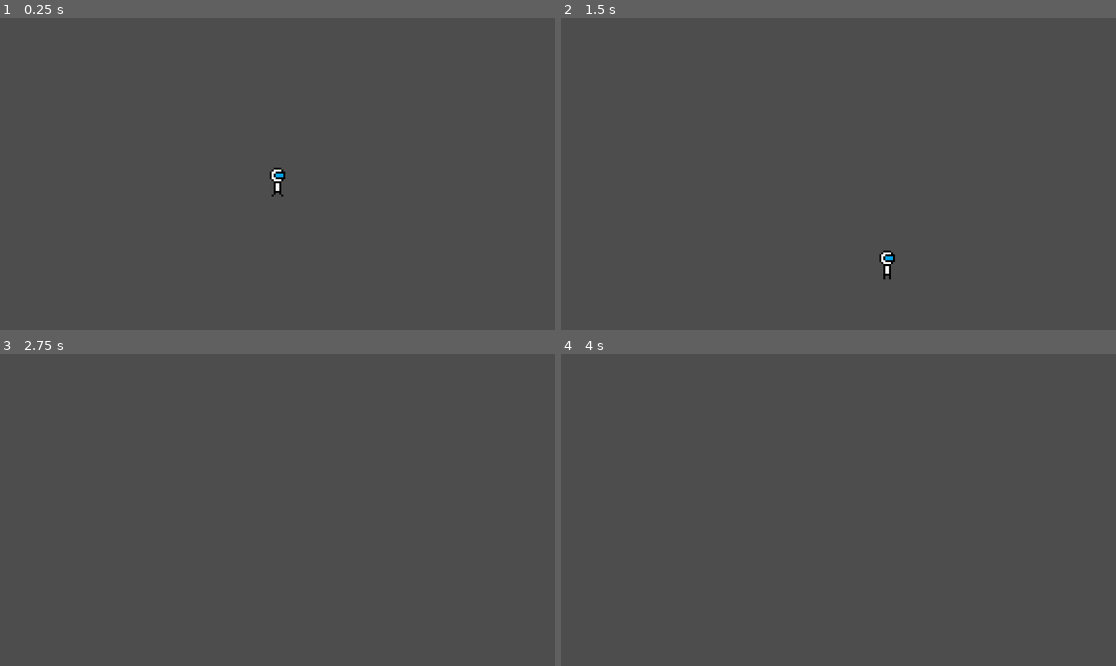
Above: before the commit, frames 1-4 (two rows, left to right).
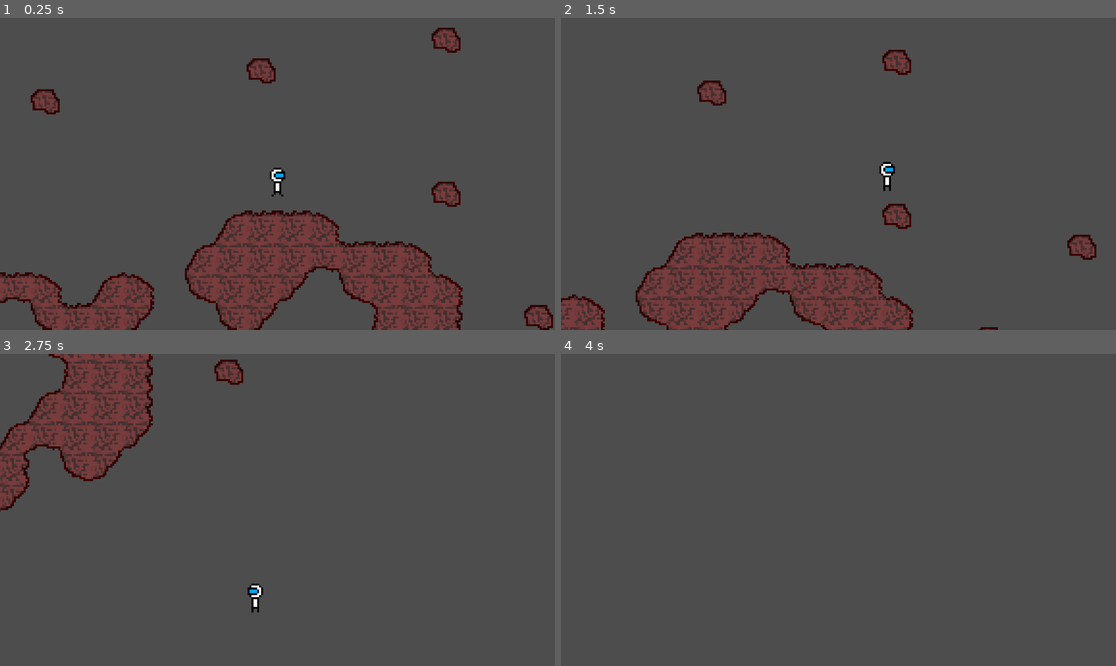
Above: after the commit, the same moments.

Repository: LukyXspacE/gamejam-campfire-prague
Game: Godot game, scene res://tscenes/main.tscn
Two runs of this game, one before a commit and one after it. Both use one fixed random seed, a clock stepped at 60 frames per second and the inputs below.
Inputs:
- Up to frame 1 (0.25 s): no input
- Up to frame 2 (1.5 s): hold D (Right) from 0.53 s (still down); tap Space (Jump) at 0.77 s
- Up to frame 3 (2.75 s): tap Space (Jump) at 1.52 s; release D (Right) at 2.03 s; hold A (Left) from 2.03 s (still down)
- Up to frame 4 (4 s): release A (Left) at 2.78 s; hold D (Right) from 2.78 s (still down); tap Space (Jump) at 3.02, 3.77 s

The runs differ from the first frame. In frame 1, 15% of the frame differs, in the area x 0-100%, y 3-100%; in frame 2, 11%; in frame 3, 7.4%; in frame 4, nothing differs.

Commit message:
Fixed therock texture

Diff:
--- a/tscenes/main.tscn
+++ b/tscenes/main.tscn
@@ -1,7 +1,11 @@
 [gd_scene format=3 uid="uid://bcvv80uhw0hm8"]
 
-[ext_resource type="PackedScene" uid="uid://djjyc7msi2jyq" path="res://Tscenes/player.tscn" id="1_tamx6"]
+[ext_resource type="PackedScene" path="res://tscenes/player.tscn" id="1_tamx6"]
+[ext_resource type="PackedScene" uid="uid://bkjx2vo2w6df1" path="res://tscenes/map.tscn" id="2_v2d2x"]
 
 [node name="MAIN" type="Node2D" unique_id=1800609232]
 
 [node name="Player" parent="." unique_id=959210951 instance=ExtResource("1_tamx6")]
+
+[node name="Map" parent="." unique_id=905556363 instance=ExtResource("2_v2d2x")]
+position = Vector2(0, 37)
Binary file added: Assets/Structures.png
Not shown, added: Assets/Structures.png.import
